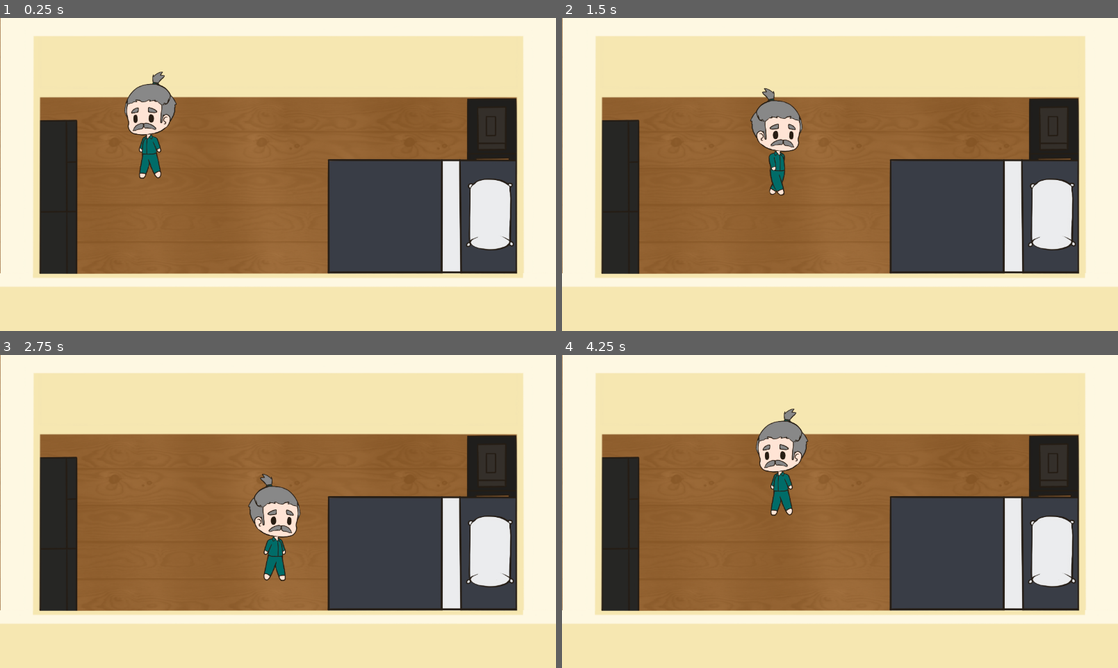
Above: before the commit, frames 1-4 (two rows, left to right).
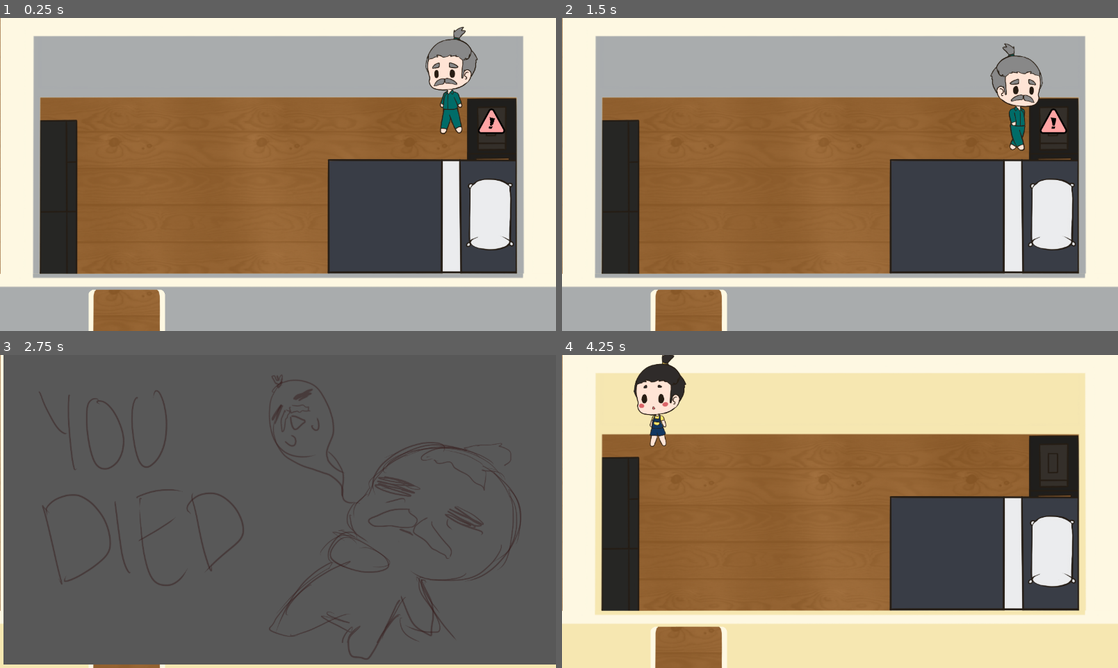
Above: after the commit, the same moments.

Repository: pcchiu96/Protocol-Phorest-1-A
Game: Godot game, scene res://Rooms/Bedroom-Old.tscn
Two runs of this game, one before a commit and one after it. Both use one fixed random seed, a clock stepped at 60 frames per second and the inputs below. The engine's default icon, where the game draws it, is replaced by a stand-in: a white triangle on a blue panel in a dark square.
Inputs:
- Up to frame 1 (0.25 s): no input
- Up to frame 2 (1.5 s): tap Enter (ui_accept) at 0.5, 1.35 s; hold D (right) 0.53-1.28 s; hold Enter (ui_accept) 0.53-1.28 s; hold S (down) from 1.28 s (still down)
- Up to frame 3 (2.75 s): tap Enter (ui_accept) at 1.52, 1.82 s; release S (down) at 2.03 s; hold D (right) from 2.03 s (still down); hold Enter (ui_accept) from 2.03 s (still down)
- Up to frame 4 (4.25 s): release D (right) at 2.78 s; release Enter (ui_accept) at 2.78 s; hold W (up) 2.78-3.53 s; tap Enter (ui_accept) at 2.85, 3.02, 3.32 s; hold A (left) from 3.53 s (still down); hold Enter (ui_accept) from 3.53 s (still down)

The runs differ from the first frame. In frame 1, 36% of the frame differs, in the area x 0-100%, y 2-100%; in frame 2, 37%; in frame 3, 98%, in the area x 0-100%, y 0-100%; in frame 4, 5.0%.

Commit message:
First alarm challenge scripted

Diff:
--- a/Player/Old Man.gd
+++ b/Player/Old Man.gd
@@ -46,7 +46,7 @@
 	velocity = velocity.normalized() * speed
 
 func _physics_process(delta):
-	get_input()
-	velocity = move_and_slide(velocity)
-
-	$TouchySensorArea.position = touchySensor
+	if(!Main.isFrozen):
+		get_input()
+		velocity = move_and_slide(velocity)
+		$TouchySensorArea.position = touchySensor
--- a/Rooms/Alarm.gd
+++ b/Rooms/Alarm.gd
@@ -3,31 +3,23 @@
 export (Array, AudioStreamMP3) var alarmSounds
 
 export (Array, String) var alarmSongsList
-var currentAlarmSong
 
 
 func _ready():
-	currentAlarmSong = "SpikeDefuse"
+	pass
 
 func optionSelect(optionString):
-	currentAlarmSong = optionString
-	print(currentAlarmSong)
+	Main.gameData["SelectedAlarm"] = optionString
+	print(Main.gameData["SelectedAlarm"])
 
-func _input(event):
-	if Input.is_action_pressed("ui_accept"):
-		var alarm = alarmSounds[alarmSongsList.find(currentAlarmSong)]
-		var soundPlayer = get_node("AlarmSoundPlayer")
-
-		soundPlayer.stream = alarm
-		soundPlayer.stream.loop = false
-
-		#Main.heartAttack()
+	Main.growUp(0.5)
 
 func triggerAutoInteract():
-	var alarm = alarmSounds[alarmSongsList.find(currentAlarmSong)]
+	var alarm = alarmSounds[alarmSongsList.find(Main.gameData["SelectedAlarm"])]
 	var soundPlayer = get_node("AlarmSoundPlayer")
 
 	soundPlayer.stream = alarm
 	soundPlayer.play()
 	print("Play sounds")
-	Main.heartAttack(1.5)
+	if(Main.gameData["SelectedAlarm"] != Main.gameData["SafeAlarm"]):
+		Main.heartAttack(1.5)
--- a/Rooms/Bedroom-Kid.tscn
+++ b/Rooms/Bedroom-Kid.tscn
@@ -1,17 +1,21 @@
-[gd_scene load_steps=27 format=2]
+[gd_scene load_steps=35 format=2]
 
 [ext_resource path="res://Assets/kid-walk-1.png" type="Texture" id=1]
 [ext_resource path="res://Assets/bedroom-bed.png" type="Texture" id=2]
-[ext_resource path="res://Rooms/Interactable.gd" type="Script" id=3]
-[ext_resource path="res://Assets/Inspect Icon.png" type="Texture" id=4]
+[ext_resource path="res://Rooms/Alarm.gd" type="Script" id=3]
+[ext_resource path="res://Rooms/SelectionOption.gd" type="Script" id=4]
 [ext_resource path="res://Assets/bedroom-alarm.png" type="Texture" id=5]
 [ext_resource path="res://Assets/bedroom-closet.png" type="Texture" id=6]
-[ext_resource path="res://Assets/bedroom-top-and-sides.png" type="Texture" id=7]
-[ext_resource path="res://Assets/bedroom-bottom-wall-with-door.png" type="Texture" id=8]
+[ext_resource path="res://Assets/Inspect Icon White.png" type="Texture" id=7]
+[ext_resource path="res://Assets/bedroom-kid-bottom-wall.png" type="Texture" id=8]
 [ext_resource path="res://Assets/bedroom-floor.png" type="Texture" id=9]
 [ext_resource path="res://Player/Kid.gd" type="Script" id=10]
 [ext_resource path="res://Assets/kid-walk-2.png" type="Texture" id=11]
 [ext_resource path="res://Rooms/TouchySensorArea.gd" type="Script" id=12]
+[ext_resource path="res://Assets/bedroom-kid-top-and-sides.png" type="Texture" id=13]
+[ext_resource path="res://Rooms/DialogBox.gd" type="Script" id=14]
+[ext_resource path="res://icon.png" type="Texture" id=15]
+[ext_resource path="res://Assets/old-man-walk-1.png" type="Texture" id=16]
 
 [sub_resource type="RectangleShape2D" id=1]
 extents = Vector2( 30, 18 )
@@ -85,6 +89,9 @@
 "values": [ ExtResource( 11 ), ExtResource( 1 ) ]
 }
 
+[sub_resource type="RectangleShape2D" id=15]
+extents = Vector2( 42, 174 )
+
 [sub_resource type="RectangleShape2D" id=2]
 extents = Vector2( 56, 67.5 )
 
@@ -108,6 +115,39 @@
 
 [sub_resource type="RectangleShape2D" id=14]
 extents = Vector2( 451.75, 61 )
+
+[sub_resource type="Theme" id=16]
+
+[sub_resource type="Animation" id=17]
+resource_name = "DialogAnimation"
+loop = true
+tracks/0/type = "value"
+tracks/0/path = NodePath("Icon:position")
+tracks/0/interp = 1
+tracks/0/loop_wrap = false
+tracks/0/imported = false
+tracks/0/enabled = true
+tracks/0/keys = {
+"times": PoolRealArray( 0, 0.5, 1 ),
+"transitions": PoolRealArray( 1, 1, 1 ),
+"update": 0,
+"values": [ Vector2( 1168, 648 ), Vector2( 1168, 632 ), Vector2( 1168, 648 ) ]
+}
+
+[sub_resource type="Animation" id=18]
+length = 0.001
+tracks/0/type = "value"
+tracks/0/path = NodePath("Icon:position")
+tracks/0/interp = 1
+tracks/0/loop_wrap = true
+tracks/0/imported = false
+tracks/0/enabled = true
+tracks/0/keys = {
+"times": PoolRealArray( 0 ),
+"transitions": PoolRealArray( 1 ),
+"update": 0,
+"values": [ Vector2( 1168, 648 ) ]
+}
 
 [node name="Bedroom-Kid" type="Node2D"]
 
@@ -145,7 +185,8 @@
 }
 
 [node name="CollisionShape2D" type="CollisionShape2D" parent="Closet"]
-position = Vector2( 138, 409 )
+position = Vector2( 135, 413 )
+shape = SubResource( 15 )
 
 [node name="Sprite" type="Sprite" parent="Closet"]
 texture = ExtResource( 6 )
@@ -153,6 +194,8 @@
 
 [node name="Alarm" type="StaticBody2D" parent="."]
 script = ExtResource( 3 )
+id = null
+promptText = "This is an alarm"
 
 [node name="CollisionShape2D" type="CollisionShape2D" parent="Alarm"]
 position = Vector2( 1133, 254.5 )
@@ -166,7 +209,62 @@
 visible = false
 position = Vector2( 1128, 248 )
 scale = Vector2( 0.5, 0.5 )
-texture = ExtResource( 4 )
+texture = ExtResource( 7 )
+
+[node name="AlarmSelection" type="Popup" parent="Alarm"]
+
+[node name="ScreamoOpt" type="Button" parent="Alarm/AlarmSelection"]
+margin_left = 530.0
+margin_top = 114.0
+margin_right = 772.0
+margin_bottom = 183.0
+action_mode = 0
+text = "Screamo"
+script = ExtResource( 4 )
+__meta__ = {
+"_edit_use_anchors_": false
+}
+selectionString = "Screamo"
+targetNodeNames = [ "DialogBox", "Alarm" ]
+
+[node name="NewsOpt" type="Button" parent="Alarm/AlarmSelection"]
+margin_left = 530.0
+margin_top = 203.0
+margin_right = 772.0
+margin_bottom = 272.0
+text = "MorningNews"
+script = ExtResource( 4 )
+__meta__ = {
+"_edit_use_anchors_": false
+}
+selectionString = "Screamo"
+targetNodeNames = [ "DialogBox", "Alarm" ]
+
+[node name="SpikDefusOpt" type="Button" parent="Alarm/AlarmSelection"]
+margin_left = 530.0
+margin_top = 295.0
+margin_right = 772.0
+margin_bottom = 364.0
+text = "Spike Defuse"
+script = ExtResource( 4 )
+__meta__ = {
+"_edit_use_anchors_": false
+}
+selectionString = "SpikeDefuse"
+targetNodeNames = [ "DialogBox", "Alarm" ]
+
+[node name="RvrFlwsOpt" type="Button" parent="Alarm/AlarmSelection"]
+margin_left = 527.0
+margin_top = 387.0
+margin_right = 769.0
+margin_bottom = 456.0
+text = "River Flows In You"
+script = ExtResource( 4 )
+__meta__ = {
+"_edit_use_anchors_": false
+}
+selectionString = "RvrFlwsInYou"
+targetNodeNames = [ "DialogBox", "Alarm" ]
 
 [node name="Bed" type="StaticBody2D" parent="."]
 __meta__ = {
@@ -198,7 +296,7 @@
 
 [node name="Sprite" type="Sprite" parent="Borders/Top Wall"]
 position = Vector2( 0, -17 )
-texture = ExtResource( 7 )
+texture = ExtResource( 13 )
 centered = false
 offset = Vector2( -640, -75 )
 
@@ -232,3 +330,48 @@
 [node name="Bottom Wall Right" type="CollisionShape2D" parent="Borders"]
 position = Vector2( 824.75, 654 )
 shape = SubResource( 14 )
+
+[node name="UI" type="Node2D" parent="."]
+z_index = 10
+
+[node name="DialogBox" type="Node2D" parent="UI"]
+visible = false
+script = ExtResource( 14 )
+
+[node name="DialogBG" type="ColorRect" parent="UI/DialogBox"]
+margin_left = 64.0
+margin_top = 528.0
+margin_right = 1232.0
+margin_bottom = 696.0
+color = Color( 0.258824, 0.603922, 0.580392, 1 )
+__meta__ = {
+"_edit_use_anchors_": false
+}
+
+[node name="DialogText" type="RichTextLabel" parent="UI/DialogBox"]
+margin_left = 104.0
+margin_top = 552.0
+margin_right = 536.0
+margin_bottom = 640.0
+theme = SubResource( 16 )
+text = "This is Placeholder Text"
+fit_content_height = true
+__meta__ = {
+"_edit_use_anchors_": false
+}
+
+[node name="Icon" type="Sprite" parent="UI/DialogBox"]
+position = Vector2( 1168, 648 )
+z_index = 11
+texture = ExtResource( 15 )
+
+[node name="AnimationPlayer" type="AnimationPlayer" parent="UI/DialogBox"]
+anims/DialogAnimation = SubResource( 17 )
+anims/RESET = SubResource( 18 )
+
+[node name="Old-man-walk-1" type="Sprite" parent="UI/DialogBox"]
+position = Vector2( 200, 456 )
+scale = Vector2( 2.27143, 2.27143 )
+z_index = -1
+texture = ExtResource( 16 )
+flip_h = true
--- a/Rooms/Bedroom-Old.tscn
+++ b/Rooms/Bedroom-Old.tscn
@@ -9,8 +9,8 @@
 [ext_resource path="res://Assets/bedroom-closet.png" type="Texture" id=7]
 [ext_resource path="res://Player/Old Man.gd" type="Script" id=8]
 [ext_resource path="res://Rooms/TouchySensorArea.gd" type="Script" id=9]
-[ext_resource path="res://Assets/bedroom-top-and-sides.png" type="Texture" id=10]
-[ext_resource path="res://Assets/bedroom-bottom-wall.png" type="Texture" id=11]
+[ext_resource path="res://Assets/bedroom-old-top-and-sides.png" type="Texture" id=10]
+[ext_resource path="res://Assets/bedroom-old-bottom-wall.png" type="Texture" id=11]
 [ext_resource path="res://Assets/bedroom-floor.png" type="Texture" id=12]
 [ext_resource path="res://Rooms/DialogBox.gd" type="Script" id=13]
 [ext_resource path="res://icon.png" type="Texture" id=14]
@@ -205,7 +205,7 @@
 inspectorIcon = ExtResource( 2 )
 
 [node name="Old Man" type="KinematicBody2D" parent="."]
-position = Vector2( 344, 360 )
+position = Vector2( 1037, 257 )
 z_index = 1
 collision_layer = 32769
 collision_mask = 32769
@@ -266,75 +266,64 @@
 texture = ExtResource( 6 )
 centered = false
 
-[node name="Selection" type="Popup" parent="Alarm"]
-visible = true
-margin_top = 8.0
-margin_right = 1280.0
-margin_bottom = 720.0
-__meta__ = {
-"_edit_lock_": true,
-"_edit_use_anchors_": false
-}
-
-[node name="ScreamoOpt" type="OptionButton" parent="Alarm/Selection"]
-margin_left = 528.0
-margin_top = 144.0
-margin_right = 800.0
-margin_bottom = 208.0
-rect_pivot_offset = Vector2( 224, 56 )
-toggle_mode = false
-text = "Screamo Alarm"
-align = 1
+[node name="AlarmSelection" type="Popup" parent="Alarm"]
+margin_left = 1128.0
+margin_top = 248.0
+margin_right = 1128.0
+margin_bottom = 248.0
+
+[node name="ScreamoOpt" type="Button" parent="Alarm/AlarmSelection"]
+margin_left = 530.0
+margin_top = 114.0
+margin_right = 772.0
+margin_bottom = 183.0
+action_mode = 0
+text = "Screamo"
 script = ExtResource( 15 )
 __meta__ = {
 "_edit_use_anchors_": false
 }
 selectionString = "Screamo"
-
-[node name="NewsOpt" type="OptionButton" parent="Alarm/Selection"]
-margin_left = 528.0
-margin_top = 240.0
-margin_right = 800.0
-margin_bottom = 304.0
-rect_pivot_offset = Vector2( 224, 56 )
-toggle_mode = false
-text = "Morning News"
-align = 1
+targetNodeNames = [ "DialogBox", "Alarm" ]
+
+[node name="NewsOpt" type="Button" parent="Alarm/AlarmSelection"]
+margin_left = 530.0
+margin_top = 203.0
+margin_right = 772.0
+margin_bottom = 272.0
+text = "MorningNews"
 script = ExtResource( 15 )
 __meta__ = {
 "_edit_use_anchors_": false
 }
-selectionString = "MorningNews"
-
-[node name="SpikDefusOpt" type="OptionButton" parent="Alarm/Selection"]
-margin_left = 528.0
-margin_top = 424.0
-margin_right = 800.0
-margin_bottom = 488.0
-rect_pivot_offset = Vector2( 224, 56 )
-toggle_mode = false
+selectionString = "Screamo"
+targetNodeNames = [ "DialogBox", "Alarm" ]
+
+[node name="SpikDefusOpt" type="Button" parent="Alarm/AlarmSelection"]
+margin_left = 530.0
+margin_top = 295.0
+margin_right = 772.0
+margin_bottom = 364.0
 text = "Spike Defuse"
-align = 1
 script = ExtResource( 15 )
 __meta__ = {
 "_edit_use_anchors_": false
 }
 selectionString = "SpikeDefuse"
-
-[node name="RvrFlwsOpt" type="OptionButton" parent="Alarm/Selection"]
-margin_left = 528.0
-margin_top = 328.0
-margin_right = 800.0
-margin_bottom = 392.0
-rect_pivot_offset = Vector2( 224, 56 )
-toggle_mode = false
+targetNodeNames = [ "DialogBox", "Alarm" ]
+
+[node name="RvrFlwsOpt" type="Button" parent="Alarm/AlarmSelection"]
+margin_left = 527.0
+margin_top = 387.0
+margin_right = 769.0
+margin_bottom = 456.0
 text = "River Flows In You"
-align = 1
 script = ExtResource( 15 )
 __meta__ = {
 "_edit_use_anchors_": false
 }
 selectionString = "RvrFlwsInYou"
+targetNodeNames = [ "DialogBox", "Alarm" ]
 
 [node name="InspectIcon" type="Sprite" parent="Alarm"]
 visible = false
--- a/Rooms/DialogBox.gd
+++ b/Rooms/DialogBox.gd
@@ -1,20 +1,22 @@
 extends Node2D
-
-
-# Declare member variables here. Examples:
-# var a = 2
-# var b = "text"
 
 
 # Called when the node enters the scene tree for the first time.
 func _ready():
 	pass # Replace with function body.
 
-
-# Called every frame. 'delta' is the elapsed time since the previous frame.
-#func _process(delta):
-#	pass
 func displayDialog(text):
+	Main.isFrozen = true
 	visible = true
 	find_node("DialogText").bbcode_text = text
 	$AnimationPlayer.play("DialogAnimation")
+
+
+func optionSelect(selectionString):
+	Main.isFrozen = false
+	visible = false
+
+func _input(event):
+	if Input.is_action_pressed("ui_accept"):
+		Main.isFrozen = false
+		visible = false
--- a/Rooms/Interactable.gd
+++ b/Rooms/Interactable.gd
@@ -1,7 +1,6 @@
 extends StaticBody2D
 
 # id of the interactable used to register into game variables
-export (String) var id
 export (String) var promptText
 
 var inspectorID
@@ -9,7 +8,7 @@
 
 # Called when the node enters the scene tree for the first time.
 func _ready():
-	Main.registerInteractable(id, self)
+	pass
 
 func _input(event):
 	if Input.is_action_pressed("ui_accept"):
@@ -18,7 +17,7 @@
 			triggerOptions()
 
 func triggerOptions():
-	find_node("Selection").popup()
+	find_node("AlarmSelection").visible = true
 
 
 func interactHover():
--- a/Rooms/Living-Room-Kid.tscn
+++ b/Rooms/Living-Room-Kid.tscn
@@ -3,10 +3,11 @@
 [ext_resource path="res://Assets/kid-walk-1.png" type="Texture" id=1]
 [ext_resource path="res://Player/Kid.gd" type="Script" id=2]
 [ext_resource path="res://Rooms/TouchySensorArea.gd" type="Script" id=3]
-[ext_resource path="res://Assets/bedroom-top-and-sides.png" type="Texture" id=4]
+[ext_resource path="res://Assets/bedroom-kid-top-and-sides.png" type="Texture" id=4]
 [ext_resource path="res://Assets/bedroom-floor.png" type="Texture" id=5]
-[ext_resource path="res://Assets/bedroom-bottom-wall.png" type="Texture" id=6]
+[ext_resource path="res://Assets/bedroom-kid-bottom-wall.png" type="Texture" id=6]
 [ext_resource path="res://Assets/kid-walk-2.png" type="Texture" id=7]
+
 
 [sub_resource type="RectangleShape2D" id=11]
 extents = Vector2( 30, 18 )
--- a/Rooms/SelectionOption.gd
+++ b/Rooms/SelectionOption.gd
@@ -1,9 +1,18 @@
-extends OptionButton
+extends Button
 
 export (String) var selectionString
+export (Array, String) var targetNodeNames
 
 func _ready():
 	pass # Replace with function body.
 
 func _pressed():
-	get_parent().get_parent().optionSelect(selectionString)
+
+	for nodeName in targetNodeNames:
+		if(find_parent(nodeName) == null):
+			find_parent(Main.currentRoom + "-" + Main.getIsOldString()).find_node(nodeName).optionSelect(selectionString)
+		else:
+			find_parent(nodeName).optionSelect(selectionString)
+
+
+	get_parent().visible = false
--- a/Scripts/Globals/Main.gd
+++ b/Scripts/Globals/Main.gd
@@ -3,20 +3,19 @@
 extends Node
 
 var isOld
-var interactablesList
+var gameData
+var isFrozen
 
 var currentRoom = "Bedroom"
 
 
 func _ready():
 	isOld = true
-	interactablesList = {}
-	isOld = true
-
-func registerInteractable(id, interactable):
-	if(!interactablesList.has(id)):
-		interactablesList[id] = interactable
-		print("Interactable registered: " + id)
+	isFrozen = false
+	gameData = {
+		"SelectedAlarm" : "SpikeDefuse",
+		"SafeAlarm" : "RvrFlwsInYou"
+	}
 
 func getIsOldString():
 	if (isOld):
@@ -28,3 +27,7 @@
 func heartAttack(delay):
 	isOld = false
 	SceneChanger.change_scene("res://Rooms/" + currentRoom + "-Kid.tscn", delay)
+
+func growUp(delay):
+	isOld = true
+	SceneChanger.change_scene("res://Rooms/" + currentRoom + "-Old.tscn", delay)
Binary file removed: Assets/bedroom-bottom-wall.png
Renamed: Assets/bedroom-bottom-wall-with-door.png -> Assets/bedroom-kid-bottom-wall.png
Not shown, changed: Assets/bedroom-kid-bottom-wall.png.import
Renamed: Assets/bedroom-top-and-sides.png -> Assets/bedroom-kid-top-and-sides.png
Not shown, changed: Assets/bedroom-kid-top-and-sides.png.import
Binary file added: Assets/bedroom-old-bottom-wall.png
Not shown, changed: Assets/bedroom-old-bottom-wall.png.import
Binary file added: Assets/bedroom-old-top-and-sides.png
Not shown, added: Assets/bedroom-old-top-and-sides.png.import
